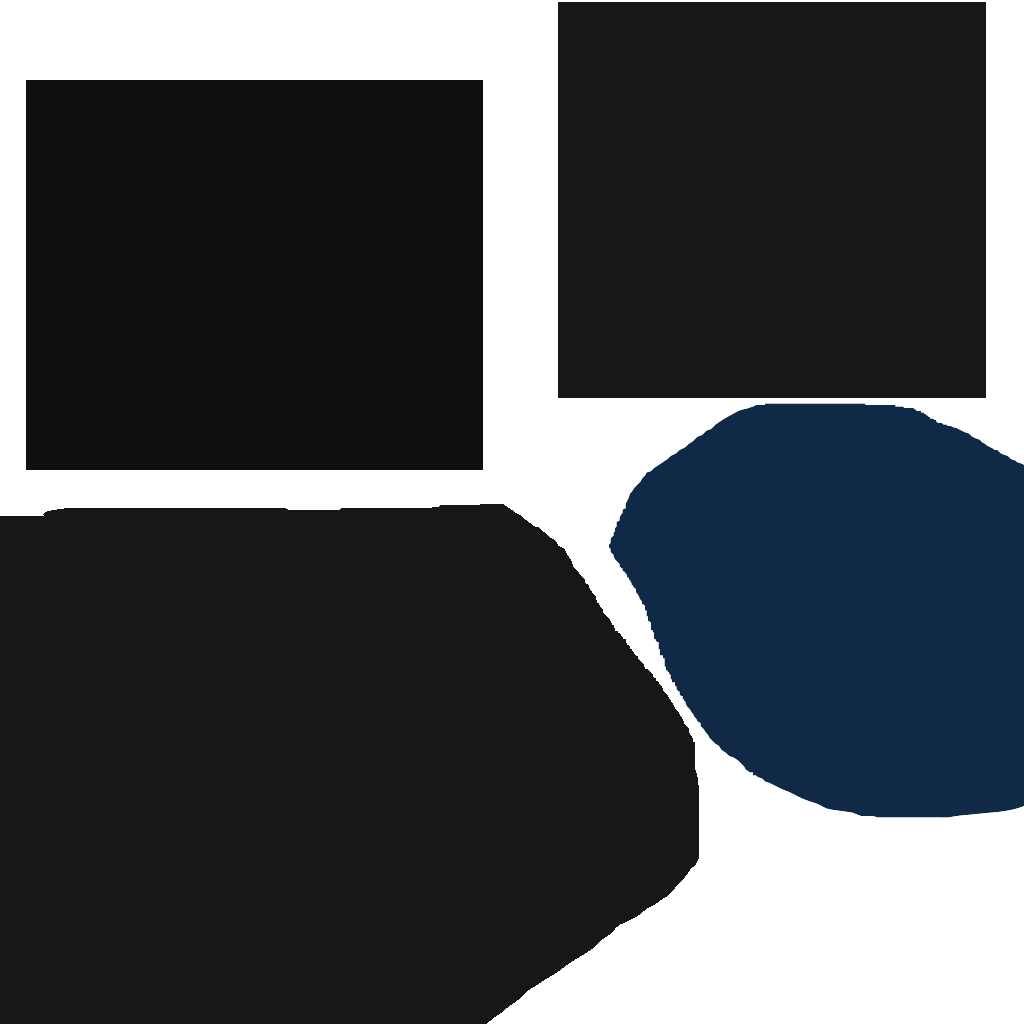
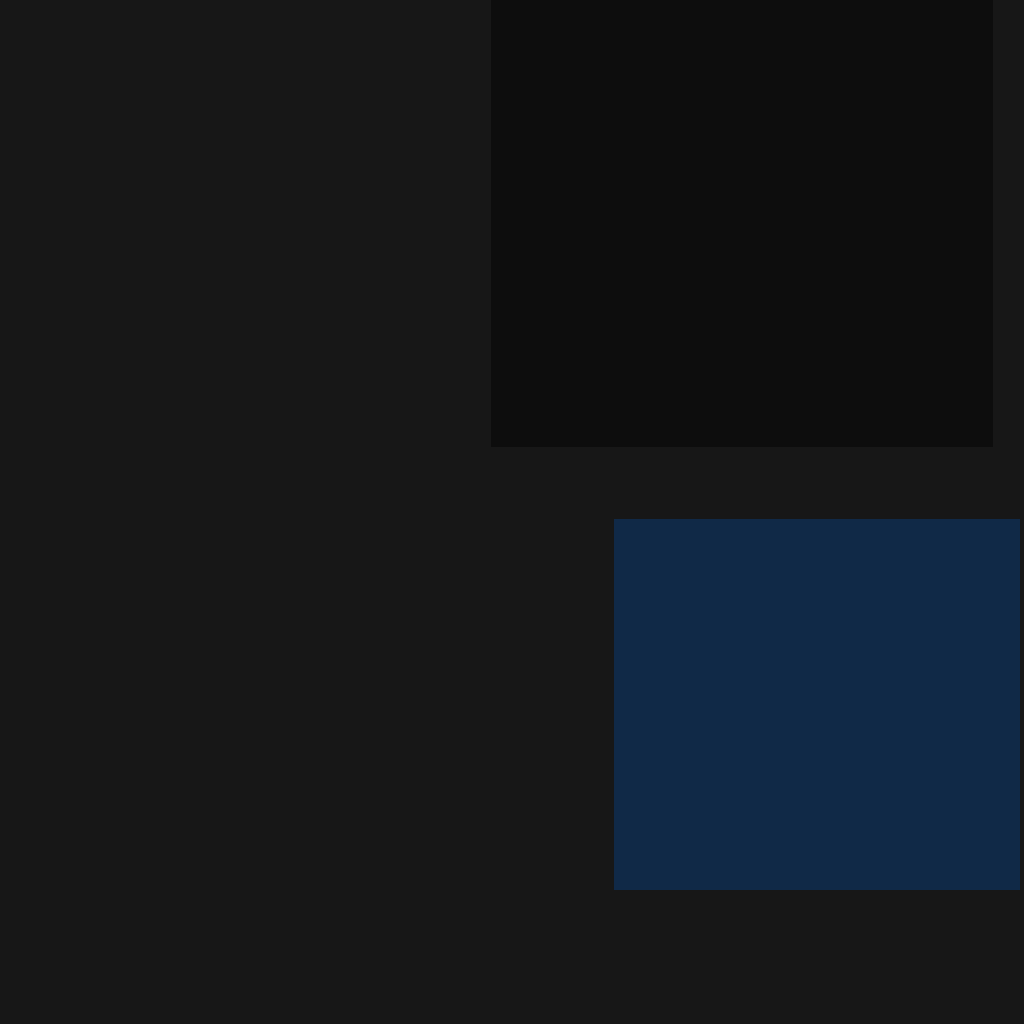
Two versions of the same layered image (w=1024, h=1024). Layer-by-layer changes:
painted on "レイヤー" over [0, 0, 1024, 1024]
